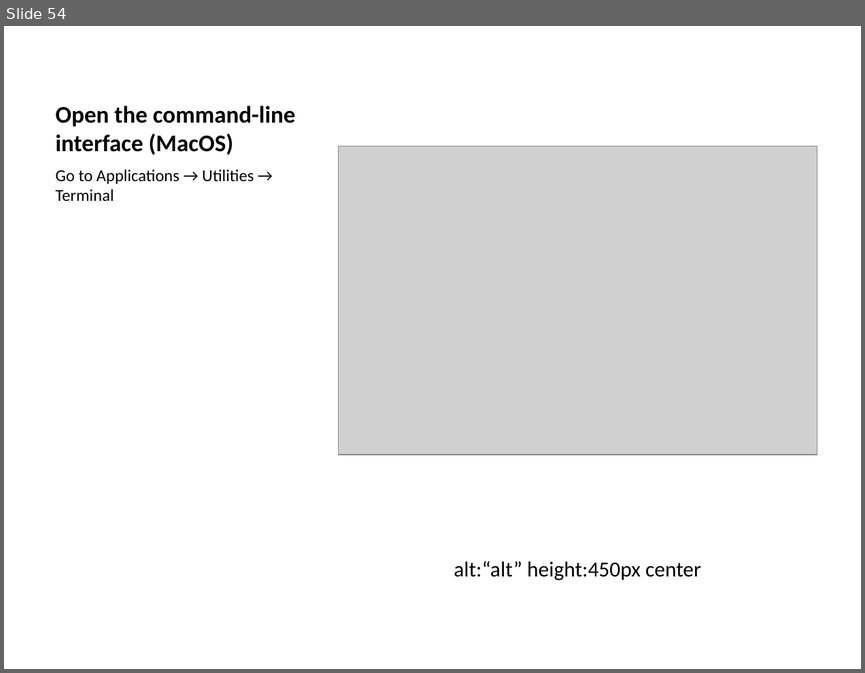
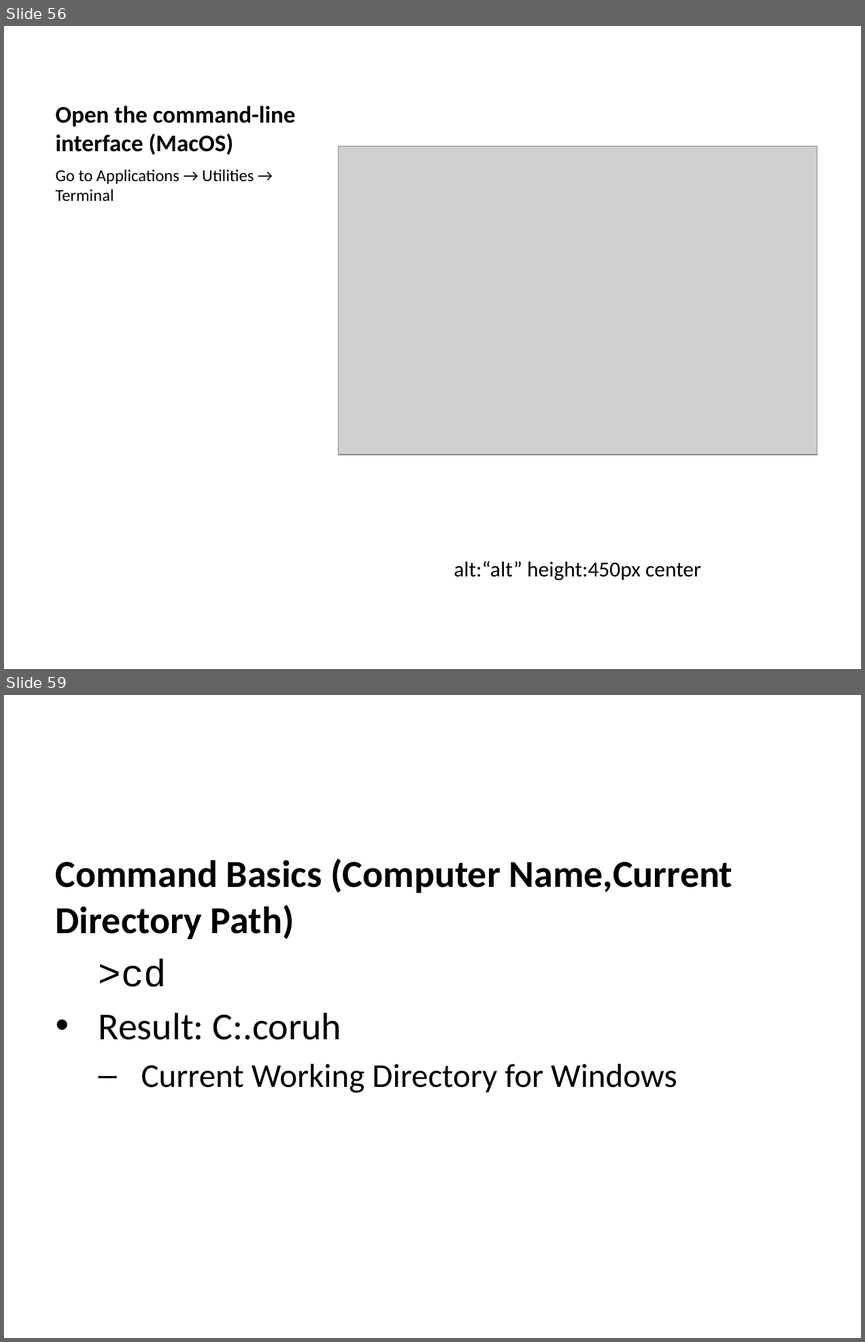
Before and after one commit to ucoruh/ce103-algorithms-and-programming-I, a slide deck: docs/week-1-intro/ce103-week-1-intro.en.md_word.pptx. Shown one above the other, each under a label of ours: slide 54 before the commit, slides 56 and 59 after it; the slides between them are not shown. The pictures are 865x673 and 865x1342 pixels, drawn with LibreOffice and Linux fonts; fonts in the diff are those of the drawing; grey boxes stand for pictures. Boxes give left, top, right and bottom in pixels: in the first picture for what was removed or moved away, otherwise in the second. Text is boxed around its words. In the diff, an @@ line names an element or a change of style, - is before the commit and + after.

Commit message:
week-1 updated, command line commands added

```diff
--- a/docs/week-1-intro/ce103-week-1-intro.en.md_word.pptx
+++ b/docs/week-1-intro/ce103-week-1-intro.en.md_word.pptx
@@ slide 59 added at (4, 695, 861, 1338), background #FFFFFF @@
@@ text added at (56, 858, 733, 1093), 32 pt, text #000000 @@
+Command Basics (Computer Name,Current Directory Path)
+>cd
+• Result: C:.coruh
+  – Current Working Directory for Windows
@@ what was slide 54 is now slide 56 @@
```
Also in this commit, not shown: 3 slides changed, 94 other slides added, 2 slides removed, 11 other files.
